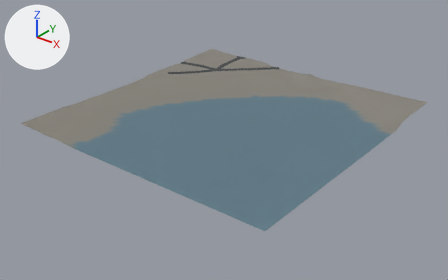
The glTF model public/tiles/sf/t0_19.glb, before and after one commit.
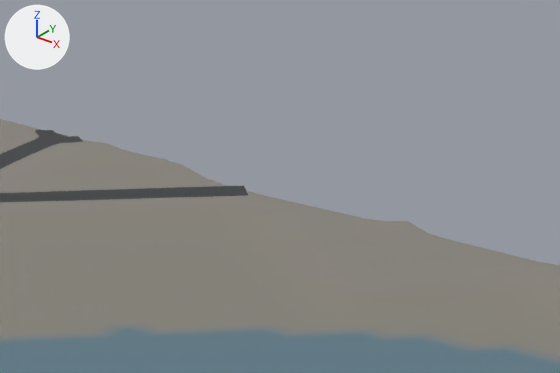
The first picture shows the older version from a 50 mm camera at (858.0, -10528.0, 432.0) aimed at (255.0, -9773.0, -36.0). The close-ups show the older and then the newer version on the part from 51% to 76% of the width and 11% to 38% of the height of that picture. Only the edits that show in the close-ups are written down. The axes (+X, +Y, +Z) are drawn at upper left. The lights are the same throughout. Where no turn or scale is listed for an object, it has been applied to the vertices.

The first close-up shows 'ground', 'roads'.
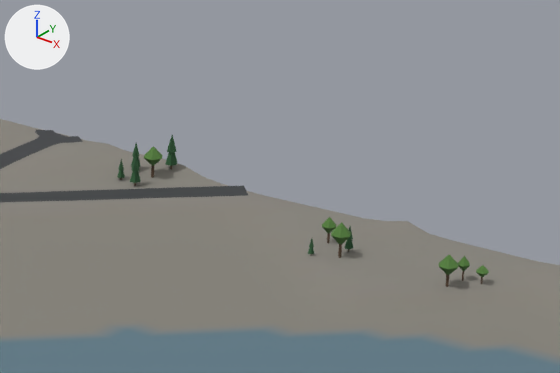
What differs and where, as boxes (x1, y1, x2, y2) in the close-ups (560 x 373 px):
'foliage-broadleaf.007', added: after (331, 222, 351, 258)
'foliage-broadleaf.008', added: after (439, 254, 459, 287)
'foliage-broadleaf.002', added: after (144, 146, 163, 178)
'foliage-conifer.001', added: after (165, 135, 177, 170)
'foliage-conifer.005', added: after (130, 155, 141, 186)
'foliage-broadleaf.004', added: after (322, 217, 336, 243)
'foliage-broadleaf.005', added: after (458, 256, 470, 281)
'foliage-broadleaf.006', added: after (476, 265, 489, 284)
'foliage-conifer.007', added: after (344, 227, 353, 252)
'foliage-conifer.003', added: after (131, 143, 140, 167)
'foliage-conifer.004', added: after (117, 159, 125, 180)
'foliage-conifer.011', added: after (308, 239, 314, 256)

The change, as a diff of the scene's bpy script:
```diff
--- a/public/tiles/sf/t0_19.glb.py
+++ b/public/tiles/sf/t0_19.glb.py
@@ mat_foliage @@
+mat_foliage = bpy.data.materials.new('foliage')
+mat_foliage.use_nodes = True; mat_foliage.node_tree.nodes.clear()
+_N = mat_foliage.node_tree.nodes; _L = mat_foliage.node_tree.links
+n0 = _N.new('ShaderNodeBsdfPrincipled'); n0.name = 'Principled BSDF'
+n0.inputs[2].default_value = 0.95  # 'Roughness'
+n1 = _N.new('ShaderNodeOutputMaterial'); n1.name = 'Material Output'
+n2 = _N.new('ShaderNodeVertexColor'); n2.name = 'Color Attribute'
+_L.new(n0.outputs[0], n1.inputs[0])  # 'BSDF' to 'Surface'
+_L.new(n2.outputs[0], n0.inputs[0])  # 'Color' to 'Base Color'
@@ ob_foliage_conifer_011 @@
+ob_foliage_conifer_011 = bpy.data.objects.new('foliage-conifer.011', me_foliage_conifer)  # 22 vertices, 20 faces; spans x -0.5..0.5, y -0.43..0.43, z -0.02..1.0
+ob_foliage_conifer_011.parent = ob_foliage_conifer
+ob_foliage_conifer_011.location = (-5.0, 202.5, 3.406)
+ob_foliage_conifer_011.scale = (2.75, 2.75, 7.75)
@@ ob_foliage_conifer @@
+ob_foliage_conifer = bpy.data.objects.new('foliage-conifer', None)
+ob_foliage_conifer.location = (250.0, -9750.0, 0.0)
@@ ob_foliage_conifer_007 @@
+ob_foliage_conifer_007 = bpy.data.objects.new('foliage-conifer.007', me_foliage_conifer)  # 22 vertices, 20 faces; spans x -0.5..0.5, y -0.43..0.43, z -0.02..1.0
+ob_foliage_conifer_007.parent = ob_foliage_conifer
+ob_foliage_conifer_007.location = (5.5, 213.5, 4.344)
+ob_foliage_conifer_007.scale = (4.0, 4.0, 11.2)
@@ ob_foliage_conifer_005 @@
+ob_foliage_conifer_005 = bpy.data.objects.new('foliage-conifer.005', me_foliage_conifer)  # 22 vertices, 20 faces; spans x -0.5..0.5, y -0.43..0.43, z -0.02..1.0
+ob_foliage_conifer_005.parent = ob_foliage_conifer
+ob_foliage_conifer_005.location = (-107.0, 224.8, 4.344)
+ob_foliage_conifer_005.scale = (5.0, 5.0, 14.0)
@@ ob_foliage_conifer_004 @@
+ob_foliage_conifer_004 = bpy.data.objects.new('foliage-conifer.004', me_foliage_conifer)  # 22 vertices, 20 faces; spans x -0.5..0.5, y -0.43..0.43, z -0.02..1.0
+ob_foliage_conifer_004.parent = ob_foliage_conifer
+ob_foliage_conifer_004.location = (-114.8, 225.2, 5.094)
+ob_foliage_conifer_004.scale = (3.5, 3.5, 9.5)
@@ ob_foliage_conifer_003 @@
+ob_foliage_conifer_003 = bpy.data.objects.new('foliage-conifer.003', me_foliage_conifer)  # 22 vertices, 20 faces; spans x -0.5..0.5, y -0.43..0.43, z -0.02..1.0
+ob_foliage_conifer_003.parent = ob_foliage_conifer
+ob_foliage_conifer_003.location = (-113.8, 234.2, 7.141)
+ob_foliage_conifer_003.scale = (4.5, 4.5, 12.8)
@@ ob_foliage_conifer_001 @@
+ob_foliage_conifer_001 = bpy.data.objects.new('foliage-conifer.001', me_foliage_conifer)  # 22 vertices, 20 faces; spans x -0.5..0.5, y -0.43..0.43, z -0.02..1.0
+ob_foliage_conifer_001.parent = ob_foliage_conifer
+ob_foliage_conifer_001.location = (-102.8, 244.8, 7.234)
+ob_foliage_conifer_001.scale = (5.75, 5.75, 15.8)
@@ ob_foliage_broadleaf_008 @@
+ob_foliage_broadleaf_008 = bpy.data.objects.new('foliage-broadleaf.008', me_foliage_broadleaf)  # 16 vertices, 20 faces; spans x -0.5..0.5, y -0.43..0.43, z -0.02..1.0
+ob_foliage_broadleaf_008.parent = ob_foliage_broadleaf
+ob_foliage_broadleaf_008.location = (55.25, 205.5, 4.062)
+ob_foliage_broadleaf_008.scale = (8.75, 8.75, 13.2)
@@ ob_foliage_broadleaf @@
+ob_foliage_broadleaf = bpy.data.objects.new('foliage-broadleaf', None)
+ob_foliage_broadleaf.location = (250.0, -9750.0, 0.0)
@@ ob_foliage_broadleaf_007 @@
+ob_foliage_broadleaf_007 = bpy.data.objects.new('foliage-broadleaf.007', me_foliage_broadleaf)  # 16 vertices, 20 faces; spans x -0.5..0.5, y -0.43..0.43, z -0.02..1.0
+ob_foliage_broadleaf_007.parent = ob_foliage_broadleaf
+ob_foliage_broadleaf_007.location = (6.0, 206.2, 4.234)
+ob_foliage_broadleaf_007.scale = (8.75, 8.75, 14.8)
@@ ob_foliage_broadleaf_006 @@
+ob_foliage_broadleaf_006 = bpy.data.objects.new('foliage-broadleaf.006', me_foliage_broadleaf)  # 16 vertices, 20 faces; spans x -0.5..0.5, y -0.43..0.43, z -0.02..1.0
+ob_foliage_broadleaf_006.parent = ob_foliage_broadleaf
+ob_foliage_broadleaf_006.location = (64.75, 215.2, 4.328)
+ob_foliage_broadleaf_006.scale = (5.5, 5.5, 8.0)
@@ ob_foliage_broadleaf_005 @@
+ob_foliage_broadleaf_005 = bpy.data.objects.new('foliage-broadleaf.005', me_foliage_broadleaf)  # 16 vertices, 20 faces; spans x -0.5..0.5, y -0.43..0.43, z -0.02..1.0
+ob_foliage_broadleaf_005.parent = ob_foliage_broadleaf
+ob_foliage_broadleaf_005.location = (57.25, 213.8, 4.516)
+ob_foliage_broadleaf_005.scale = (5.25, 5.25, 10.2)
@@ ob_foliage_broadleaf_004 @@
+ob_foliage_broadleaf_004 = bpy.data.objects.new('foliage-broadleaf.004', me_foliage_broadleaf)  # 16 vertices, 20 faces; spans x -0.5..0.5, y -0.43..0.43, z -0.02..1.0
+ob_foliage_broadleaf_004.parent = ob_foliage_broadleaf
+ob_foliage_broadleaf_004.location = (-6.0, 216.5, 4.453)
+ob_foliage_broadleaf_004.scale = (6.5, 6.5, 11.2)
@@ ob_foliage_broadleaf_002 @@
+ob_foliage_broadleaf_002 = bpy.data.objects.new('foliage-broadleaf.002', me_foliage_broadleaf)  # 16 vertices, 20 faces; spans x -0.5..0.5, y -0.43..0.43, z -0.02..1.0
+ob_foliage_broadleaf_002.parent = ob_foliage_broadleaf
+ob_foliage_broadleaf_002.location = (-105.8, 235.5, 5.547)
+ob_foliage_broadleaf_002.scale = (8.75, 8.75, 13.8)
```
